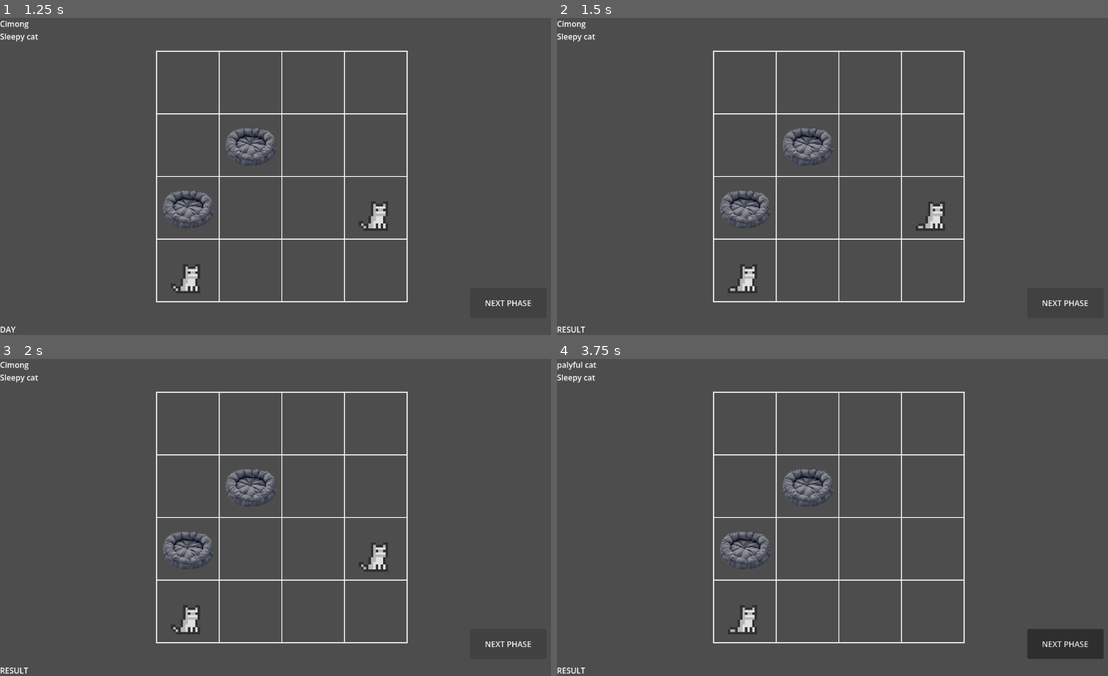
Above: before the commit, frames 1-4 (two rows, left to right).
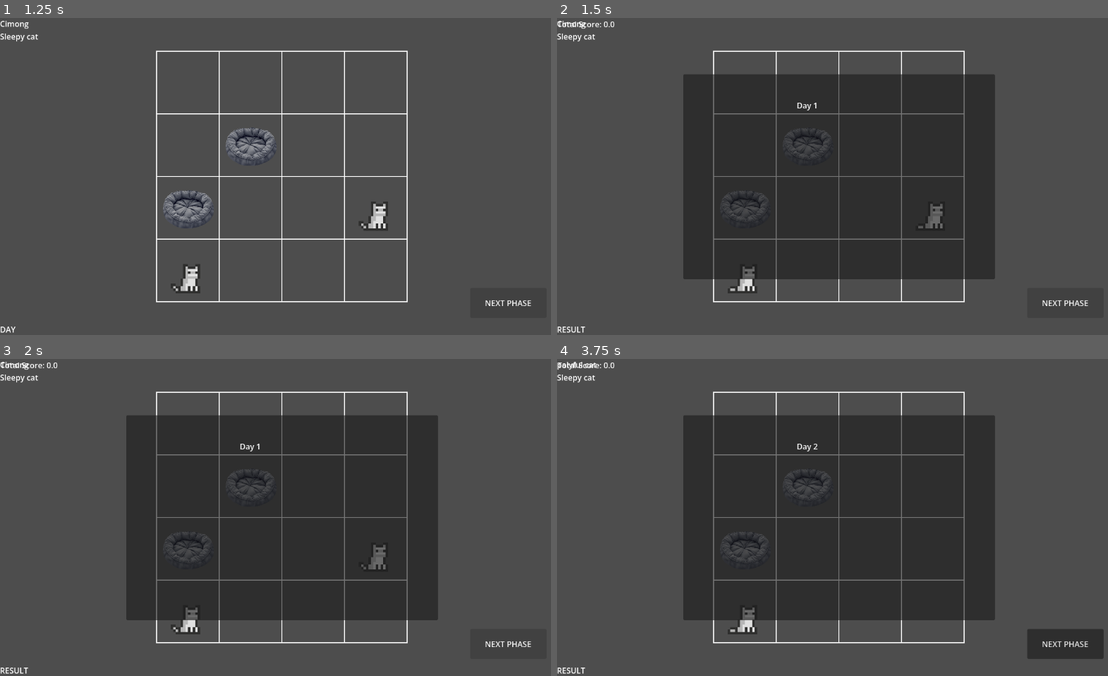
Above: after the commit, the same moments.

Repository: qurreee/cing-care
Game: Godot game, scene res://Scenes/Main.tscn
Two runs of this game, one before a commit and one after it. Both use one fixed random seed, a clock stepped at 60 frames per second and the inputs below.
Inputs (mouse positions are in pixels of both pictures, inside the frame that each line leads up to):
- Up to frame 1 (1.25 s): click "NEXT PHASE" at 0.5 s
- Up to frame 2 (1.5 s): click "NEXT PHASE" at 1.25 s
- Up to frame 3 (2 s): no input
- Up to frame 4 (3.75 s): click "NEXT PHASE" at 2 s; tap Enter at 2.75 s; move the mouse to (964, 501) at 2.77 s; click (964, 501) at 2.92 s; tap Space at 3.5 s; drag from (727, 533) to (804, 485) at 3.52 s

Frame 1 is identical in both runs. In frame 2, 36% of the frame differs, in the area x 0-80%, y 1-83%; in frame 3, 36%; in frame 4, 36%.

Commit message:
Result UI
Added result Ui, and logging each score from each cat.

Diff:
--- a/Cats/cat.gd
+++ b/Cats/cat.gd
@@ -4,6 +4,7 @@
 var data: CatData
 
 var current_cell: Vector2i
+var current_facility: Facility
 var target_cell: Vector2i
 var target_pos: Vector2
 
@@ -46,6 +47,7 @@
 	var target :Array = grid_manager.get_facilities_by_type(current_need)
 
 	if target:
+		current_facility = target[0]
 		walk_to(target[0].cell, grid_manager.get_cell_center(target[0].cell), MoveReason.GOING_TO_FACILITY)
 
 func walk_to(cell: Vector2i, pos: Vector2, reason: MoveReason) -> void:
@@ -85,6 +87,7 @@
 	state = State.IDLE
 	idle_timer = duration
 	wander_timer = randf_range(1.0, duration)
+	current_facility = null
 
 func _wander() -> void:
 	needs_wander.emit(self)
@@ -100,6 +103,7 @@
 		MoveReason.WANDER:
 			state = State.IDLE
 			idle_timer = randf_range(1.0, 2.0)
+			current_facility = null
 	move_reason = MoveReason.NONE
 
 
--- a/Globals/game_loop.gd
+++ b/Globals/game_loop.gd
@@ -17,6 +17,7 @@
 
 func start_day() -> void:
 	GameManager.generate_day()
+	GameManager.reset_day_score()
 	current_phase = Phase.DAY
 	_timer_remaining = day_timer
 	phase_changed.emit(Phase.DAY)
--- a/Globals/game_manager.gd
+++ b/Globals/game_manager.gd
@@ -6,6 +6,8 @@
 
 var todays_cats: Array[CatData] = []
 var day_number: int = 1
+
+var score_log: Array[ScoreEntry] = []
 var day_score: float = 0.0
 
 
@@ -22,6 +24,7 @@
 func _ready() -> void:
 	owned_facilities = DEFAULT_FACILITIES.duplicate()
 	generate_day()
+	GameLoop.phase_changed.connect(on_day_phase_changed)
 	#debug
 	#for k in owned_facilities:
 		#print("game manager", k, owned_facilities[k])
@@ -50,3 +53,22 @@
 	var pool = cat_registry.cats.duplicate()
 	pool.shuffle()
 	todays_cats = pool.slice(0, 2)
+
+func log_score(cat: Cat, facility: Facility, score:float) -> void:
+	var entry = ScoreEntry.new()
+	entry.cat_name = cat.data.cat_name
+	entry.facility_name = facility.data.facility_name
+	entry.score = score
+	entry.is_positive = score > 0.0
+	score_log.append(entry)
+	day_score+= score
+
+func reset_day_score() -> void:
+	score_log.clear()
+	day_score = 0.0
+
+
+func on_day_phase_changed(phase: GameLoop.Phase) -> void:
+	if phase == GameLoop.Phase.RESULT:
+		for i in score_log.size():
+			print(str(score_log[i].score) + "\n" )
--- a/Scenes/Main.tscn
+++ b/Scenes/Main.tscn
@@ -6,6 +6,7 @@
 [ext_resource type="Script" uid="uid://b3w3tmcry2ng1" path="res://Scenes/facility_manager.gd" id="7_bmxlf"]
 [ext_resource type="PackedScene" uid="uid://bl3g4h7yq5gm7" path="res://Cats/Cat.tscn" id="7_jw32o"]
 [ext_resource type="PackedScene" uid="uid://rnpm102tnrx3" path="res://Scenes/Facilities/Facility.tscn" id="8_50glp"]
+[ext_resource type="Script" uid="uid://bqvsmxinrv5qr" path="res://UI/scoreUI/result_ui.gd" id="8_vy5pj"]
 [ext_resource type="Script" uid="uid://3804oy6hiww" path="res://Scenes/cat_manager.gd" id="9_vy5pj"]
 
 [node name="Main" type="Node2D" unique_id=1146822521]
@@ -65,4 +66,58 @@
 grow_vertical = 0
 text = "PREP"
 
+[node name="ResultUI" type="Control" parent="CanvasLayer/UI" unique_id=248881819]
+layout_mode = 1
+anchors_preset = 8
+anchor_left = 0.5
+anchor_top = 0.5
+anchor_right = 0.5
+anchor_bottom = 0.5
+grow_horizontal = 2
+grow_vertical = 2
+script = ExtResource("8_vy5pj")
+
+[node name="backpanel" type="Panel" parent="CanvasLayer/UI/ResultUI" unique_id=1913779644]
+layout_mode = 1
+anchors_preset = 8
+anchor_left = 0.5
+anchor_top = 0.5
+anchor_right = 0.5
+anchor_bottom = 0.5
+offset_left = -318.5
+offset_top = -209.5
+offset_right = 318.5
+offset_bottom = 209.5
+grow_horizontal = 2
+grow_vertical = 2
+
+[node name="DayLabel" type="Label" parent="CanvasLayer/UI/ResultUI/backpanel" unique_id=1852764768]
+layout_mode = 1
+anchors_preset = 5
+anchor_left = 0.5
+anchor_right = 0.5
+offset_left = -87.0
+offset_top = 52.0
+offset_right = 74.0
+offset_bottom = 90.0
+grow_horizontal = 2
+text = "Day"
+
+[node name="ScoreList" type="VBoxContainer" parent="CanvasLayer/UI/ResultUI/backpanel" unique_id=1553896481]
+layout_mode = 1
+anchors_preset = 8
+anchor_left = 0.5
+anchor_top = 0.5
+anchor_right = 0.5
+anchor_bottom = 0.5
+grow_horizontal = 2
+grow_vertical = 2
+
+[node name="TotalScoreLabel" type="Label" parent="CanvasLayer/UI/ResultUI/backpanel" unique_id=100765849]
+layout_mode = 0
+offset_left = -257.5
+offset_top = -114.5
+offset_right = -217.5
+offset_bottom = -91.5
+
 [connection signal="pressed" from="CanvasLayer/UI/NextPhase Button" to="." method="_on_next_phase_button_pressed"]
--- a/Scenes/cat_manager.gd
+++ b/Scenes/cat_manager.gd
@@ -23,7 +23,7 @@
 
 func _on_facility_use_finished(cat: Cat) -> void:
 	var score = cat.calculate_score(grid_manager)
-	GameManager.day_score += score
+	GameManager.log_score(cat, cat.current_facility, score)
 	cat.start_idle(randf_range(2.0, 4.0))
 	print(cat.data.cat_name,": daySCORE ", GameManager.day_score)
 
--- /dev/null
+++ b/UI/scoreUI/result_ui.gd
@@ -0,0 +1,32 @@
+extends Control
+class_name ResultUI
+
+@onready var day_label: Label = $backpanel/DayLabel
+@onready var score_list: VBoxContainer = $backpanel/ScoreList
+@onready var total_score_label: Label = $backpanel/TotalScoreLabel
+
+func _ready() -> void:
+	hide()
+	GameLoop.phase_changed.connect(_on_phase_changed)
+
+func _on_phase_changed(phase: GameLoop.Phase) -> void:
+	if phase == GameLoop.Phase.RESULT:
+		show_result()
+	else:
+		hide()
+
+func show_result() -> void:
+	show()
+	day_label.text = "Day %d" % GameLoop.day_number
+
+	for child in score_list.get_children():
+		child.queue_free()
+
+	for entry in GameManager.score_log:
+		var label = Label.new()
+		var prefix = "+" if entry.is_positive else ""
+		label.text = "%s at %s: %s%1.f" % [entry.cat_name, entry.facility_name, prefix, entry.score]
+		label.modulate = Color.GREEN if entry.is_positive else Color.RED
+		score_list.add_child(label)
+
+	total_score_label.text = "Total Score: %.1f" % GameManager.day_score
--- /dev/null
+++ b/UI/scoreUI/score_entry.gd
@@ -0,0 +1,7 @@
+extends Resource
+class_name ScoreEntry
+
+var cat_name: String
+var facility_name: String
+var score: float
+var is_positive: bool
Not shown, added: UI/scoreUI/result_ui.gd.uid
Not shown, added: UI/scoreUI/score_entry.gd.uid
